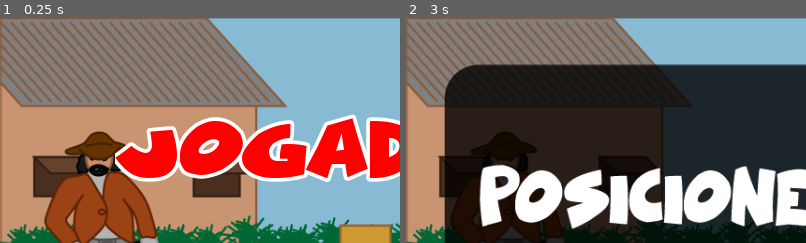
Above: before the commit, frames 1-2 (left to right).
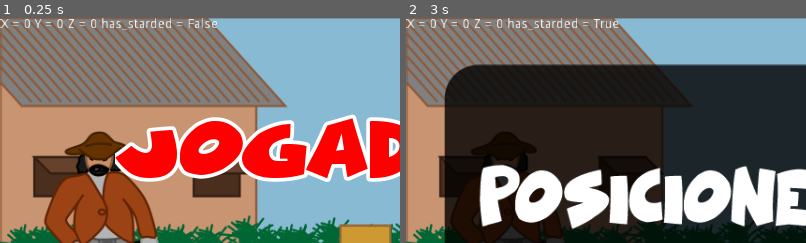
Above: after the commit, the same moments.

Repository: carlospazuzu/ProjetoFinalTEP
Game: Godot game, scene res://scenes/duelo/DueloScreen.tscn
Same seed, same stepped clock (60 frames per second), same inputs: the game is played once before the commit and once after it. This scene is started directly instead of the project's main scene.
Inputs (mouse positions are % of the whole screen's width and height, from its top left):
- Up to frame 1 (0.25 s): no input
- Up to frame 2 (3 s): tap Enter at 0.5, 2 s; move the mouse to (72, 45) at 0.52 s; click (72, 45) at 0.67 s; tap Space at 1.25, 2.75 s; move the mouse to (30, 55) at 1.27 s; click (30, 55) at 1.42 s; move the mouse to (60, 28) at 2.02 s; click (60, 28) at 2.17 s; move the mouse to (45, 70) at 2.77 s; click (45, 70) at 2.92 s
The pictures show only the part of the screen within x 0-50%, y 0-50%; the shares and areas given below are measured in that part.

The runs differ from the first frame. In frame 1, 0.6% of the frame differs, in the area x 0-55%, y 0-6%; in frame 2, 0.6%.

Commit message:
Correção carregamento de imagem

Diff:
--- a/scenes/duelo/DueloScreen.gd
+++ b/scenes/duelo/DueloScreen.gd
@@ -33,14 +33,9 @@
 	if has_started:
 		if Input.get_accelerometer().x >= -11 and Input.get_accelerometer().x <= -7:
 			is_in_right_position = true
+			start_countdown()
 		else:
 			is_in_right_position = false
-
-	if is_in_right_position and has_started:
-		#var d = randi() % 2
-		#$SoundFX.stream = sfx1 if d == 0 else sfx2
-		#$SoundFX.play()
-		start_countdown()
 
 	if not has_started and not $CountdownTimer.is_stopped():
 		if not (Input.get_accelerometer().x >= -11 and Input.get_accelerometer().x <= -7):
@@ -59,6 +54,10 @@
 		else:
 			is_allowed_to_shoot = false
 
+
+	var acc = Input.get_accelerometer()
+	var started = str(has_started)
+	$AccelerometerHelper.text = 'X = ' + str(acc.x) + ' Y = ' + str(acc.y) + ' Z = ' + str(acc.z) + ' has_starded = ' + started
 
 func _on_DuelarTouchButton_pressed():
 	has_started = true
@@ -134,7 +133,6 @@
 func _on_NextPlayerButton_pressed():
 	$Bangg.visible = false
 	if is_player_one:
-		current_time = 3
 		is_player_one = false
 		$PlayerNumber.text = "jogador  2"
 		$PlayerNumber.visible = true
@@ -142,9 +140,14 @@
 		$DuelarTouchButton.visible = true
 		$PauDaPlaca.visible = true
 		$ShootTouchButton.visible = true
+		$CountDownImage.visible = true
+		$CountDownImage.texture = null
 		is_in_right_position = false
 		is_allowed_to_aim = false
 		is_allowed_to_shoot = false
+		time_elapsed = 0.0
+		current_time = 3
+
 	else:
 		$DuelarTouchButton.visible = false
 		$ShootTouchButton.visible = false
--- a/scenes/duelo/DueloScreen.tscn
+++ b/scenes/duelo/DueloScreen.tscn
@@ -84,6 +84,9 @@
 
 [node name="CountDownImage" type="Sprite" parent="."]
 position = Vector2( 426, 240 )
+__meta__ = {
+"_editor_description_": ""
+}
 
 [node name="CountdownFX" type="AudioStreamPlayer2D" parent="."]
 stream = ExtResource( 15 )
@@ -231,6 +234,13 @@
 __meta__ = {
 "_edit_use_anchors_": false
 }
+
+[node name="AccelerometerHelper" type="RichTextLabel" parent="."]
+margin_right = 854.0
+margin_bottom = 61.0
+__meta__ = {
+"_edit_use_anchors_": false
+}
 [connection signal="pressed" from="ShootTouchButton" to="." method="_on_ShootTouchButton_pressed"]
 [connection signal="pressed" from="DuelarTouchButton" to="." method="_on_DuelarTouchButton_pressed"]
 [connection signal="timeout" from="CountdownTimer" to="." method="_on_CountdownTimer_timeout"]
--- a/scenes/treino/TreinoScreen.gd
+++ b/scenes/treino/TreinoScreen.gd
@@ -26,6 +26,7 @@
 	if has_started:
 		if Input.get_accelerometer().x >= -11 and Input.get_accelerometer().x <= -7:
 			is_in_right_position = true
+			start_countdown()
 		else:
 			is_in_right_position = false
 
@@ -46,12 +47,6 @@
 			is_allowed_to_shoot = true
 		else:
 			is_allowed_to_shoot = false
-
-	if is_in_right_position and has_started:
-		#var d = randi() % 2
-		#$SoundFX.stream = sfx1 if d == 0 else sfx2
-		#$SoundFX.play()
-		start_countdown()
 
 	var acc = Input.get_accelerometer()
 	var started = str(has_started)
